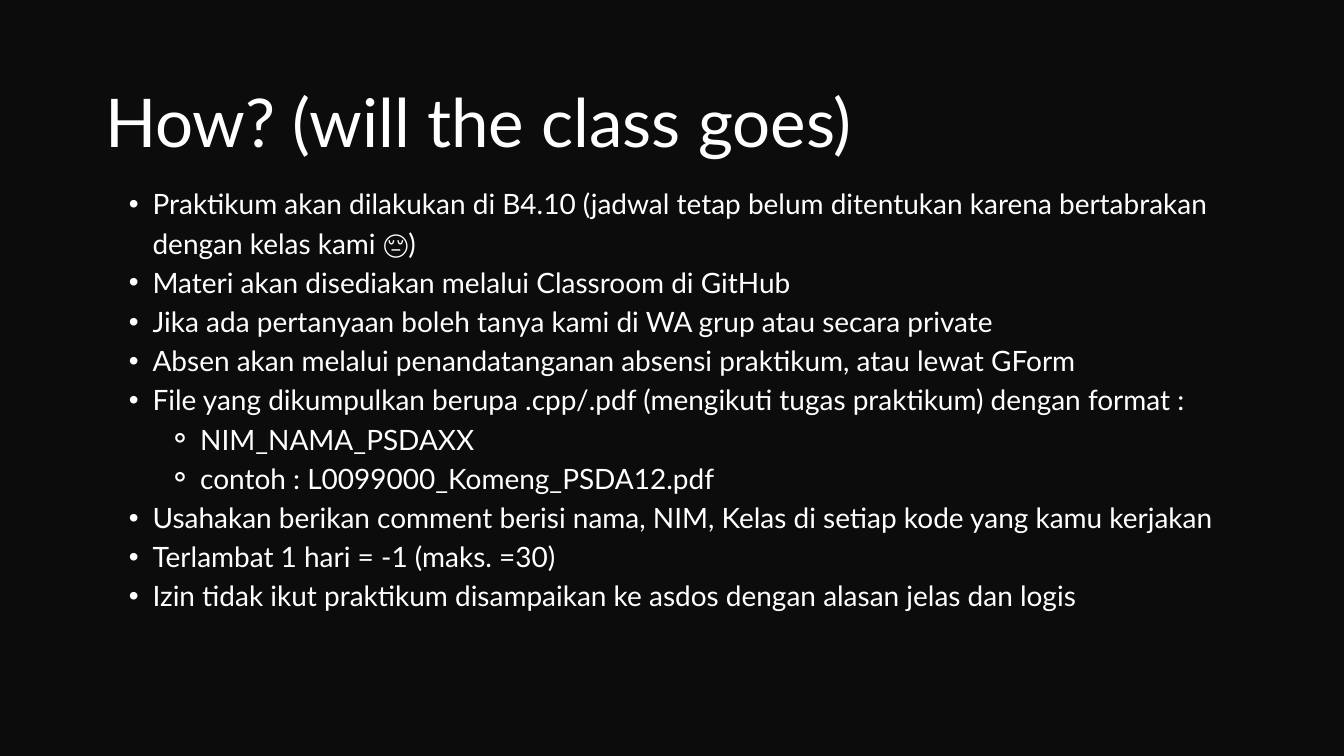
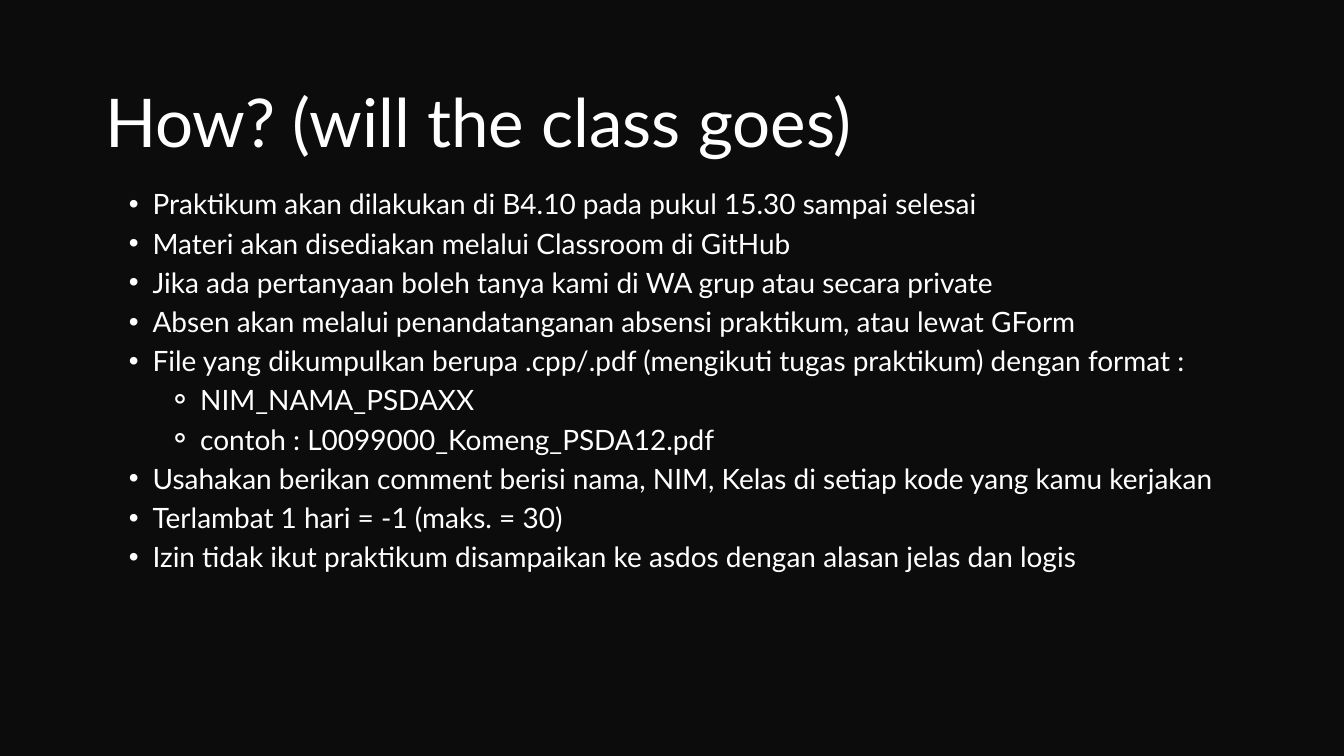
Before and after one commit to Yanfiq/Praktikum-SDA-2024, a slide deck: slide 4 of 0-KontrakKuliah/0-KontrakKuliah.pptx. Drawn at 1344x756 pixels with LibreOffice and Linux fonts; fonts in the diff are those of the drawing. Boxes give left, top, right and bottom in pixels: in the first picture for what was removed or moved away, otherwise in the second. Text is boxed around its words. In the diff, an @@ line names an element or a change of style, - is before the commit and + after.

```diff
--- a/0-KontrakKuliah/0-KontrakKuliah.pptx
+++ b/0-KontrakKuliah/0-KontrakKuliah.pptx
@@ text at [153,193,976,219]: text changed @@
-  • Praktikum akan dilakukan di B4.10 (jadwal tetap belum ditentukan karena bertabrakan dengan kelas kami 😔)
+  • Praktikum akan dilakukan di B4.10 pada pukul 15.30 sampai selesai
@@ text at [153,506,563,532]: spaces changed @@
-  • Terlambat 1 hari = -1 (maks. =30)
+  • Terlambat 1 hari = -1 (maks. = 30)
```
Also in this commit, not shown: 1 other slide changed, 1 other file.
